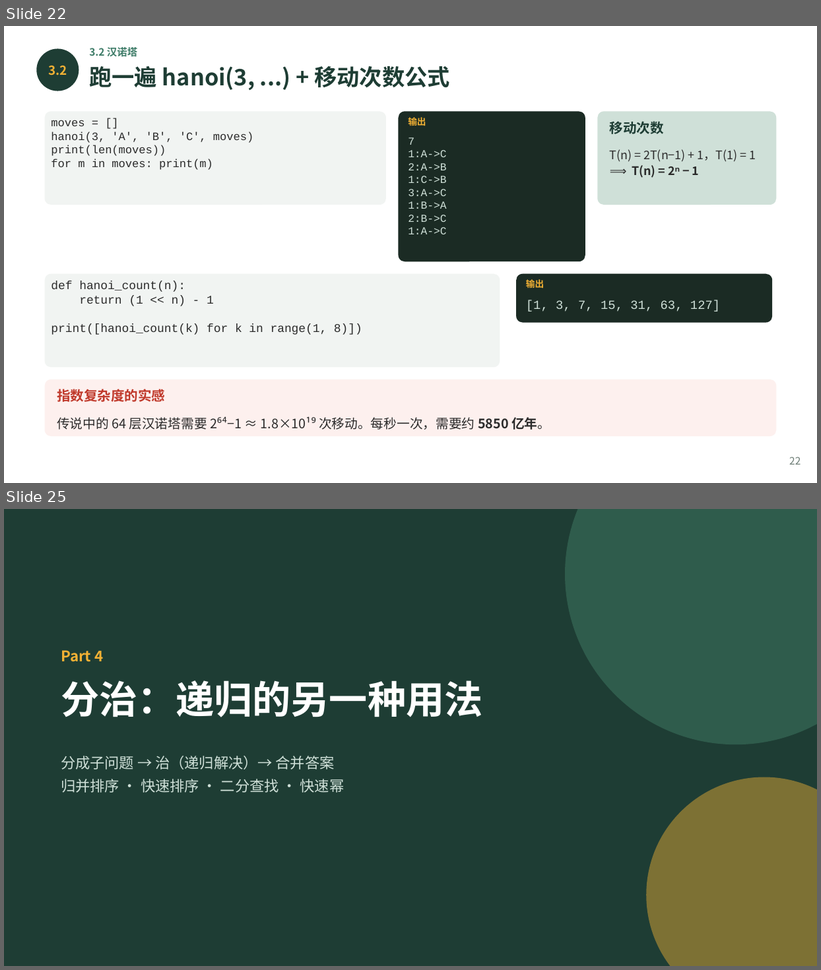
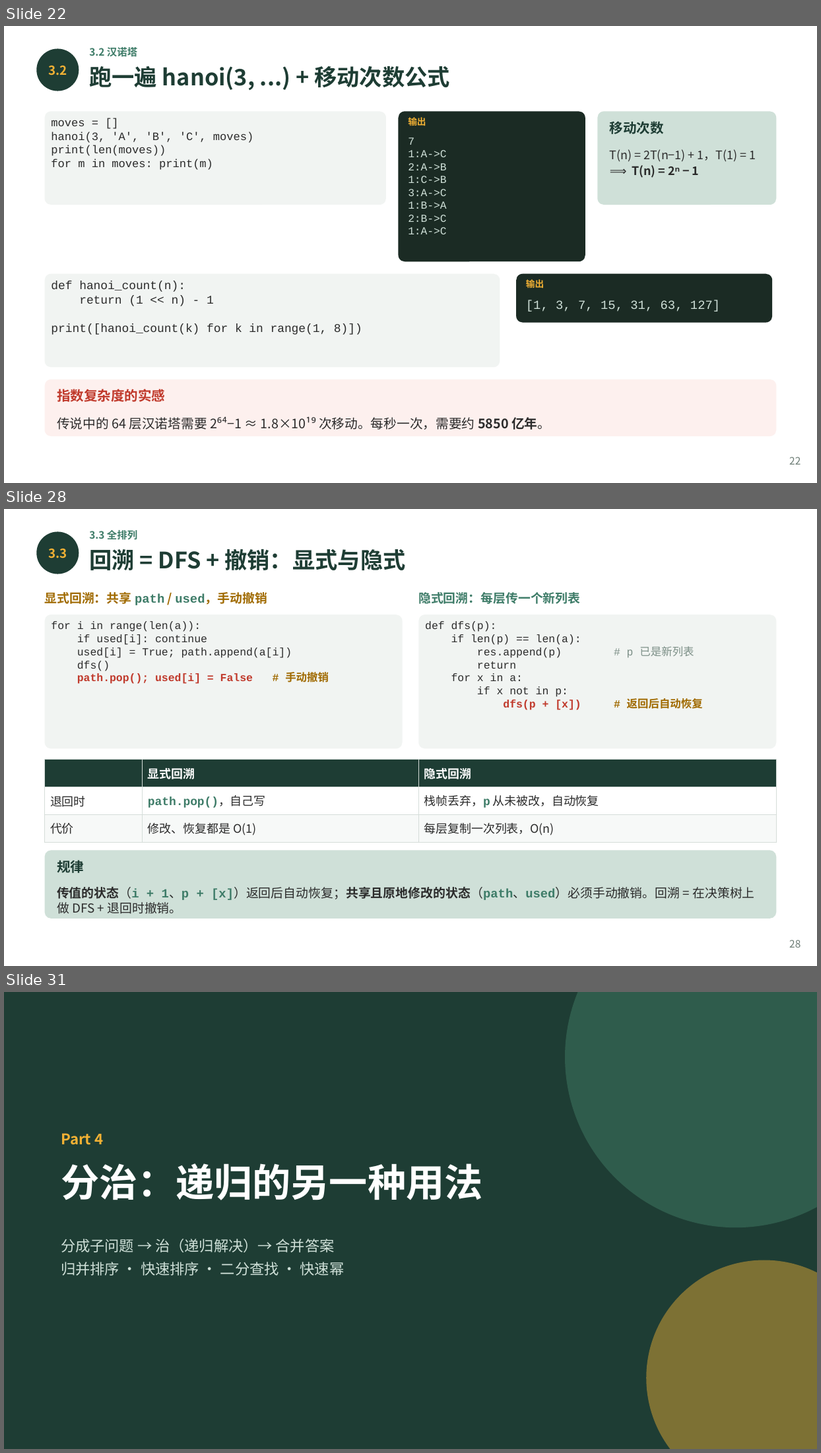
Before and after one commit to GMyhf/2026fall-cs101, a slide deck: courseware/202610_ADS_W08_Recursion.pptx. Shown one above the other, each under a label of ours: slides 22 and 25 before the commit, slides 22, 28 and 31 after it; the slides between them are not shown. The pictures are 821x970 and 821x1453 pixels, drawn with LibreOffice and Linux fonts; fonts in the diff are those of the drawing. Boxes give left, top, right and bottom in pixels: in the first picture for what was removed or moved away, otherwise in the second. Text is boxed around its words. In the diff, an @@ line names an element or a change of style, - is before the commit and + after.

```diff
--- a/courseware/202610_ADS_W08_Recursion.pptx
+++ b/courseware/202610_ADS_W08_Recursion.pptx
@@ slide 28 added at box(4, 509, 817, 966), background #FFFFFF @@
@@ ellipse added at box(36, 531, 79, 574), fill #1E3D34 @@
@@ text added at box(89, 530, 137, 540), 9 pt, text #3E7C68, bold @@
+3.3 全排列
@@ text added at box(48, 549, 67, 559), 11 pt, text #F2B134, bold @@
+3.3
@@ text added at box(89, 549, 405, 570), 20 pt, text #1E3D34, bold @@
+回溯 = DFS + 撤销：显式与隐式
@@ text added at box(45, 592, 267, 605), 11 pt, text #A06A00, bold @@
+显式回溯：共享 path / used，手动撤销
@@ text added at box(418, 592, 580, 604), 11 pt, text #3E7C68, bold @@
+隐式回溯：每层传一个新列表
@@ rounded rectangle added at box(45, 615, 403, 749), fill #F1F4F2 @@
@@ text added at box(51, 621, 329, 684), 9.6 pt, text #2B2B2B @@
+for i in range(len(a)):
+if used[i]: continue
+used[i] = True; path.append(a[i])
+dfs()
+path.pop(); used[i] = False # 手动撤销
@@ rounded rectangle added at box(418, 615, 776, 749), fill #F1F4F2 @@
@@ text added at box(425, 621, 703, 710), 9.6 pt, text #2B2B2B @@
+def dfs(p):
+if len(p) == len(a):
+res.append(p) # p 已是新列表
+return
+for x in a:
+if x not in p:
+dfs(p + [x]) # 返回后自动恢复
@@ table added at box(45, 759, 776, 841), 3 rows, 3 columns @@
+ | 显式回溯 | 隐式回溯
+退回时 | path.pop()，自己写 | 栈帧丢弃，p 从未被改，自动恢复
+代价 | 修改、恢复都是 O(1) | 每层复制一次列表，O(n)
@@ rounded rectangle added at box(45, 850, 776, 919), fill #CFE0D8 @@
@@ text added at box(57, 860, 84, 873), 12 pt, text #1E3D34, bold @@
+规律
@@ text added at box(57, 887, 754, 914), 11 pt, text #2B2B2B @@
+传值的状态（i + 1、p + [x]）返回后自动恢复；共享且原地修改的状态（path、used）必须手动撤销。回溯 = 在决策树上做 DFS + 退回时撤销。
@@ text added at box(789, 940, 801, 948), 9 pt, text #6B7B74 @@
+28
@@ what was slide 25 is now slide 31 @@
```
Also in this commit, not shown: 17 slides changed, 5 other slides added, 9 other files.
